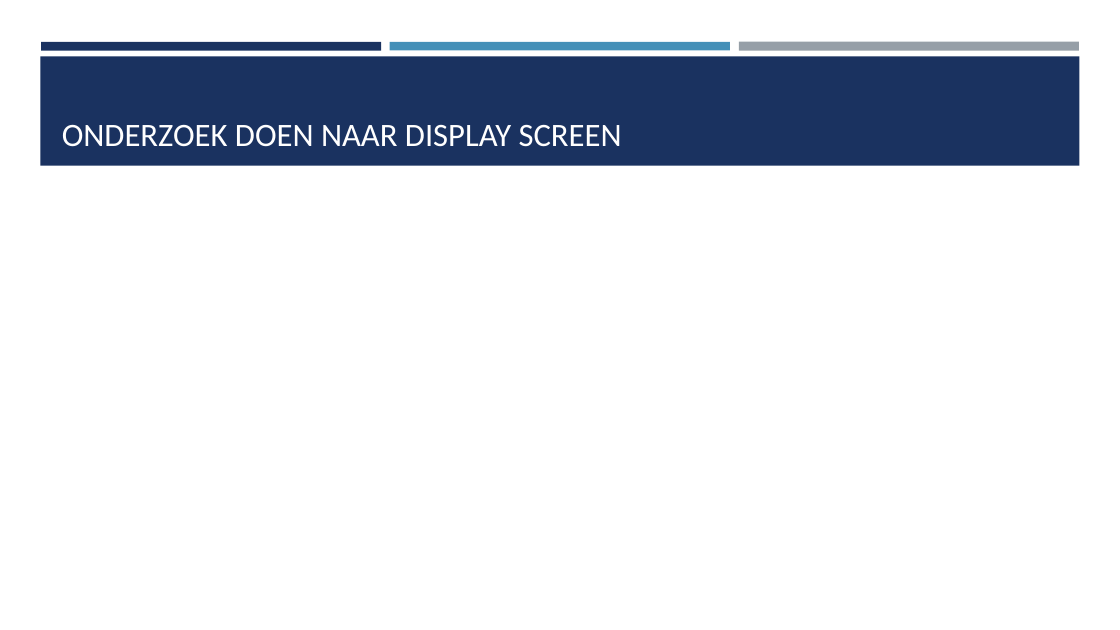
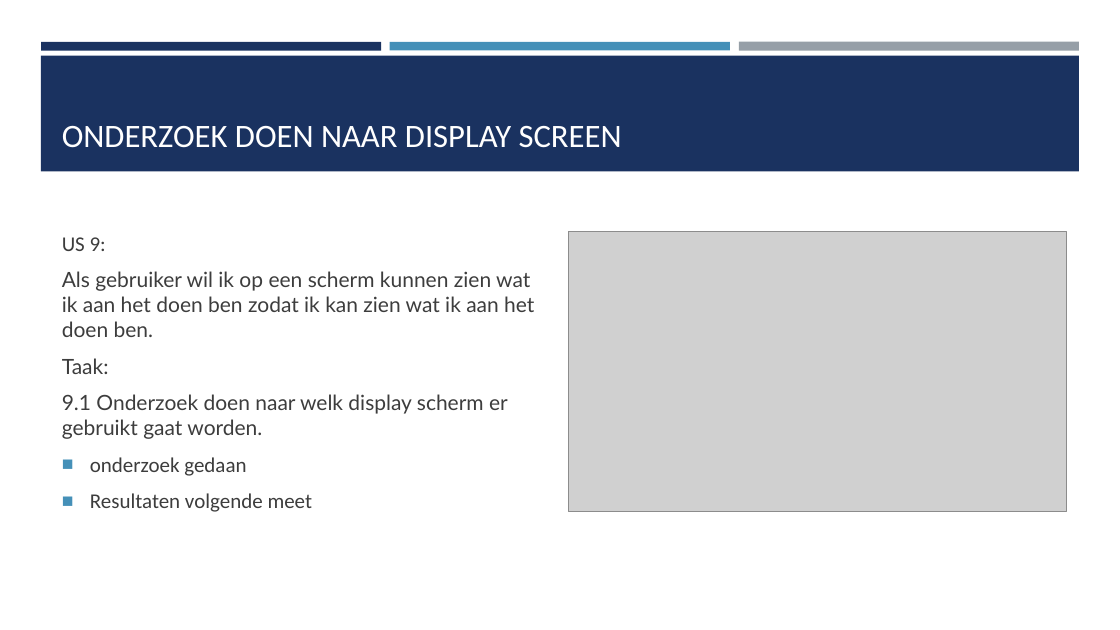
Before and after one commit to BruddaCode/Project-3-4-Bank, a slide deck: slide 9 of documentatie/po presentaties/PO meet 2.pptx (slide 6 before the commit). Drawn at 1120x630 pixels with LibreOffice and Linux fonts; fonts in the diff are those of the drawing; grey boxes stand for pictures. Boxes give left, top, right and bottom in pixels: in the first picture for what was removed or moved away, otherwise in the second. Text is boxed around its words. In the diff, an @@ line names an element or a change of style, - is before the commit and + after.

```diff
--- a/documentatie/po presentaties/PO meet 2.pptx
+++ b/documentatie/po presentaties/PO meet 2.pptx
@@ rectangle: place and size @@
-rectangle at (40, 56, 1080, 166)
+rectangle at (41, 55, 1080, 171)
@@ text added at (62, 237, 534, 512), 18 pt, text #3D3D3D @@
+US 9:
+Als gebruiker wil ik op een scherm kunnen zien wat ik aan het doen ben zodat ik kan zien wat ik aan het doen ben.
+Taak:
+9.1 Onderzoek doen naar welk display scherm er gebruikt gaat worden.
+■ onderzoek gedaan
+■ Resultaten volgende meet
@@ picture added at (569, 232, 1067, 513) @@
```
Also in this commit, not shown: 4 other slides changed, 7 slides added, 3 slides removed.
